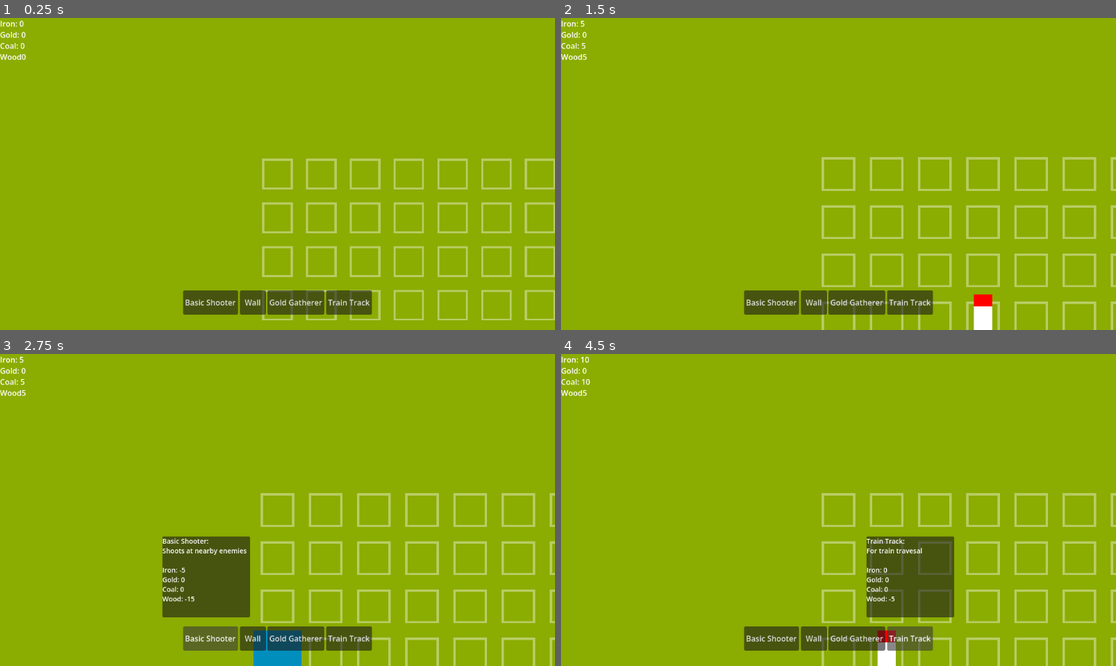
Above: before the commit, frames 1-4 (two rows, left to right).
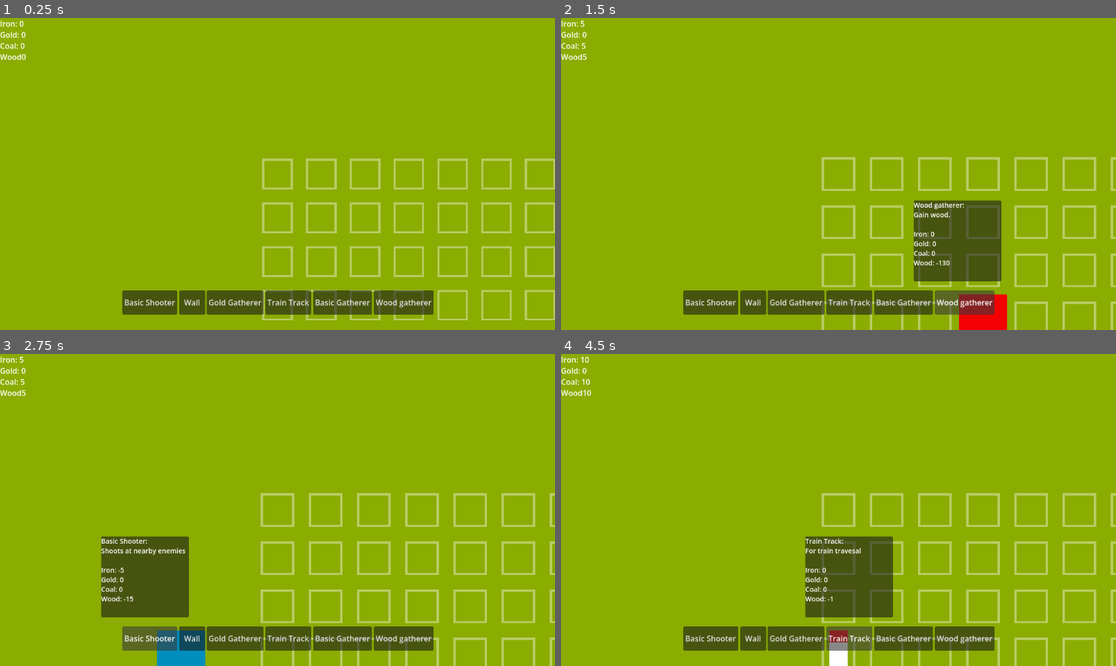
Above: after the commit, the same moments.

Repository: howarja/TowerDefenseGDD335
Game: Godot game, scene res://Scenes/main_scene.tscn
Same seed, same stepped clock (60 frames per second), same inputs: the game is played once before the commit and once after it.
Inputs (mouse positions are in pixels of both pictures, inside the frame that each line leads up to):
- Up to frame 1 (0.25 s): no input
- Up to frame 2 (1.5 s): click (905, 301) at 0.5 s, where only the run after the commit has a clickable "Basic Gatherer"; click (966, 301) at 1.25 s, where only the run after the commit has a clickable "Wood gatherer"
- Up to frame 3 (2.75 s): click "Basic Shooter" at 2 s
- Up to frame 4 (4.5 s): click "Wall" at 2.75 s; click "Gold Gatherer" at 3.5 s; click "Train Track" at 4.25 s

The runs differ from the first frame. In frame 1, 2.2% of the frame differs, in the area x 22-79%, y 87-96%; in frame 2, 6.9%; in frame 3, 9.8%, in the area x 18-79%, y 58-100%; in frame 4, 8.9%.

Commit message:
new towers

Diff:
--- /dev/null
+++ b/tower-defense-game-gdd-335/BuildingDatas/BasicGatherer.tres
@@ -0,0 +1,21 @@
+[gd_resource type="Resource" script_class="BuildingData" format=3 uid="uid://btblp2jt54mrq"]
+
+[ext_resource type="PackedScene" uid="uid://dx6o8ucbb4sac" path="res://Scenes/Towers/BasicGathererBuilding.tscn" id="1_vp0x0"]
+[ext_resource type="Script" uid="uid://dpdumby43vmb1" path="res://Scripts/Resources.gd" id="2_0ky1v"]
+[ext_resource type="Script" uid="uid://d08b2jyucj67r" path="res://Scripts/buildingData.gd" id="3_5n2ve"]
+
+[sub_resource type="Resource" id="Resource_m3ujj"]
+script = ExtResource("2_0ky1v")
+iron = -25
+coal = -40
+wood = -10
+metadata/_custom_type_script = "uid://dpdumby43vmb1"
+
+[resource]
+script = ExtResource("3_5n2ve")
+buildingScene = ExtResource("1_vp0x0")
+name = "Basic Gatherer"
+description = "Gain wood, coal and iron. Can only be placed on Ore Deposits"
+cost = SubResource("Resource_m3ujj")
+requiredTileGroup = "OreDeposits"
+metadata/_custom_type_script = "uid://d08b2jyucj67r"
--- a/tower-defense-game-gdd-335/BuildingDatas/StraightTrainTrack.tres
+++ b/tower-defense-game-gdd-335/BuildingDatas/StraightTrainTrack.tres
@@ -6,7 +6,7 @@
 
 [sub_resource type="Resource" id="Resource_k8inc"]
 script = ExtResource("2_p75pd")
-wood = -5
+wood = -1
 metadata/_custom_type_script = "uid://dpdumby43vmb1"
 
 [resource]
--- a/tower-defense-game-gdd-335/BuildingDatas/Wall.tres
+++ b/tower-defense-game-gdd-335/BuildingDatas/Wall.tres
@@ -1,6 +1,6 @@
 [gd_resource type="Resource" script_class="BuildingData" format=3 uid="uid://ci78atagsl0wm"]
 
-[ext_resource type="PackedScene" uid="uid://cy8l8ds31b7kp" path="res://Scenes/Towers/emptyBuilding.tscn" id="1_m3ujj"]
+[ext_resource type="PackedScene" uid="uid://27xlpklu34iy" path="res://Scenes/Towers/wall.tscn" id="1_m3ujj"]
 [ext_resource type="Script" uid="uid://dpdumby43vmb1" path="res://Scripts/Resources.gd" id="2_gi7oa"]
 [ext_resource type="Script" uid="uid://d08b2jyucj67r" path="res://Scripts/buildingData.gd" id="3_crvmi"]
 
--- /dev/null
+++ b/tower-defense-game-gdd-335/BuildingDatas/WoodGatherer.tres
@@ -0,0 +1,18 @@
+[gd_resource type="Resource" script_class="BuildingData" format=3 uid="uid://18eoalveabvr"]
+
+[ext_resource type="PackedScene" uid="uid://cpnww54agt4tj" path="res://Scenes/Towers/WoodGatherer.tscn" id="1_alphl"]
+[ext_resource type="Script" uid="uid://dpdumby43vmb1" path="res://Scripts/Resources.gd" id="2_7ga5v"]
+[ext_resource type="Script" uid="uid://d08b2jyucj67r" path="res://Scripts/buildingData.gd" id="3_htikj"]
+
+[sub_resource type="Resource" id="Resource_m3ujj"]
+script = ExtResource("2_7ga5v")
+wood = -130
+metadata/_custom_type_script = "uid://dpdumby43vmb1"
+
+[resource]
+script = ExtResource("3_htikj")
+buildingScene = ExtResource("1_alphl")
+name = "Wood gatherer"
+description = "Gain wood."
+cost = SubResource("Resource_m3ujj")
+metadata/_custom_type_script = "uid://d08b2jyucj67r"
--- a/tower-defense-game-gdd-335/Scenes/Enemies/enemy.tscn
+++ b/tower-defense-game-gdd-335/Scenes/Enemies/enemy.tscn
@@ -12,6 +12,7 @@
 collision_mask = 14
 script = ExtResource("1_jcvw6")
 speed = 200.0
+maxHealth = 50.0
 
 [node name="Sprite2D" type="Sprite2D" parent="." unique_id=1097807904]
 modulate = Color(0.7254902, 0, 0, 1)
--- /dev/null
+++ b/tower-defense-game-gdd-335/Scenes/Towers/BasicGathererBuilding.tscn
@@ -0,0 +1,21 @@
+[gd_scene format=3 uid="uid://dx6o8ucbb4sac"]
+
+[ext_resource type="PackedScene" uid="uid://cy8l8ds31b7kp" path="res://Scenes/Towers/emptyBuilding.tscn" id="1_i6fa8"]
+[ext_resource type="Script" uid="uid://d57tkxgy2rdm" path="res://Scripts/ResourceGatherer.gd" id="2_u1m1n"]
+[ext_resource type="Script" uid="uid://dpdumby43vmb1" path="res://Scripts/Resources.gd" id="3_1ksqs"]
+
+[sub_resource type="Resource" id="Resource_ky7yv"]
+script = ExtResource("3_1ksqs")
+iron = 15
+coal = 15
+wood = 30
+metadata/_custom_type_script = "uid://dpdumby43vmb1"
+
+[node name="EmptyTower" unique_id=1694176448 instance=ExtResource("1_i6fa8")]
+script = ExtResource("2_u1m1n")
+resourceGain = SubResource("Resource_ky7yv")
+gainTime = 3.0
+requiresTrain = true
+
+[node name="Sprite2D" parent="." index="0" unique_id=1097807904]
+modulate = Color(0.95357186, 0, 0.012985484, 1)
--- a/tower-defense-game-gdd-335/Scenes/Towers/GoldGathererBuilding.tscn
+++ b/tower-defense-game-gdd-335/Scenes/Towers/GoldGathererBuilding.tscn
@@ -6,13 +6,14 @@
 
 [sub_resource type="Resource" id="Resource_ky7yv"]
 script = ExtResource("3_2uwiy")
-gold = 5
+gold = 50
 metadata/_custom_type_script = "uid://dpdumby43vmb1"
 
 [node name="EmptyTower" unique_id=1694176448 instance=ExtResource("1_w7a6f")]
 script = ExtResource("2_kkhuv")
 resourceGain = SubResource("Resource_ky7yv")
-gainTime = 1.0
+gainTime = 5.0
+requiresTrain = true
 
 [node name="Sprite2D" parent="." index="0" unique_id=1097807904]
 modulate = Color(0.95357186, 0, 0.012985484, 1)
--- a/tower-defense-game-gdd-335/Scenes/Towers/ShootingTower.tscn
+++ b/tower-defense-game-gdd-335/Scenes/Towers/ShootingTower.tscn
@@ -9,6 +9,7 @@
 projectileSpeed = 5.0
 projectileDamage = 5.0
 shootDelay = 1.0
+maxHealth = 30.0
 
 [node name="Sprite2D" parent="." index="0" unique_id=1097807904]
 modulate = Color(3.7541986e-06, 0.55838084, 0.73860437, 1)
--- /dev/null
+++ b/tower-defense-game-gdd-335/Scenes/Towers/WoodGatherer.tscn
@@ -0,0 +1,19 @@
+[gd_scene format=3 uid="uid://cpnww54agt4tj"]
+
+[ext_resource type="PackedScene" uid="uid://cy8l8ds31b7kp" path="res://Scenes/Towers/emptyBuilding.tscn" id="1_iwmxf"]
+[ext_resource type="Script" uid="uid://d57tkxgy2rdm" path="res://Scripts/ResourceGatherer.gd" id="2_fone8"]
+[ext_resource type="Script" uid="uid://dpdumby43vmb1" path="res://Scripts/Resources.gd" id="3_wo2vs"]
+
+[sub_resource type="Resource" id="Resource_ky7yv"]
+script = ExtResource("3_wo2vs")
+wood = 35
+metadata/_custom_type_script = "uid://dpdumby43vmb1"
+
+[node name="EmptyTower" unique_id=1694176448 instance=ExtResource("1_iwmxf")]
+script = ExtResource("2_fone8")
+resourceGain = SubResource("Resource_ky7yv")
+gainTime = 1.0
+requiresTrain = true
+
+[node name="Sprite2D" parent="." index="0" unique_id=1097807904]
+modulate = Color(0.95357186, 0, 0.012985484, 1)
--- a/tower-defense-game-gdd-335/Scenes/Towers/centralBuilding.tscn
+++ b/tower-defense-game-gdd-335/Scenes/Towers/centralBuilding.tscn
@@ -16,6 +16,7 @@
 resourceGain = SubResource("Resource_q4dai")
 gainTime = 3.0
 requiresTrain = false
+maxHealth = 1000.0
 
 [node name="Sprite2D" parent="." index="0" unique_id=1097807904]
 modulate = Color(1, 1, 0, 1)
--- a/tower-defense-game-gdd-335/Scenes/Towers/straightTrainTrack.tscn
+++ b/tower-defense-game-gdd-335/Scenes/Towers/straightTrainTrack.tscn
@@ -6,6 +6,7 @@
 
 [node name="EmptyTower" unique_id=1694176448 groups=["TrainTracks"] instance=ExtResource("1_kvtn1")]
 script = ExtResource("2_rge0n")
+maxHealth = 80.0
 
 [node name="Sprite2D" parent="." index="0" unique_id=1097807904]
 scale = Vector2(0.38400343, 1)
--- /dev/null
+++ b/tower-defense-game-gdd-335/Scenes/Towers/wall.tscn
@@ -0,0 +1,6 @@
+[gd_scene format=3 uid="uid://27xlpklu34iy"]
+
+[ext_resource type="PackedScene" uid="uid://cy8l8ds31b7kp" path="res://Scenes/Towers/emptyBuilding.tscn" id="1_ghk2d"]
+
+[node name="EmptyTower" unique_id=1694176448 instance=ExtResource("1_ghk2d")]
+maxHealth = 300.0
--- a/tower-defense-game-gdd-335/Scenes/UI/ui.tscn
+++ b/tower-defense-game-gdd-335/Scenes/UI/ui.tscn
@@ -6,6 +6,8 @@
 [ext_resource type="Resource" uid="uid://dg7vr4jjynabd" path="res://BuildingDatas/GoldGatherer.tres" id="4_2246s"]
 [ext_resource type="Resource" uid="uid://bv1ht80gdyspj" path="res://BuildingDatas/StraightTrainTrack.tres" id="5_1c2ca"]
 [ext_resource type="PackedScene" uid="uid://wj64h1ht7124" path="res://Scenes/UI/BuildingInfo.tscn" id="5_q7pk6"]
+[ext_resource type="Resource" uid="uid://btblp2jt54mrq" path="res://BuildingDatas/BasicGatherer.tres" id="6_duuxe"]
+[ext_resource type="Resource" uid="uid://18eoalveabvr" path="res://BuildingDatas/WoodGatherer.tres" id="7_jfwrg"]
 
 [node name="UI" type="CanvasLayer" unique_id=1517868707]
 
@@ -47,6 +49,14 @@
 layout_mode = 2
 building = ExtResource("5_1c2ca")
 
+[node name="BuildingSelectionButton5" parent="BoxContainer" unique_id=666799684 instance=ExtResource("1_jxero")]
+layout_mode = 2
+building = ExtResource("6_duuxe")
+
+[node name="BuildingSelectionButton6" parent="BoxContainer" unique_id=939570094 instance=ExtResource("1_jxero")]
+layout_mode = 2
+building = ExtResource("7_jfwrg")
+
 [node name="BuildingInfo" parent="." unique_id=816088641 instance=ExtResource("5_q7pk6")]
 visible = false
 offset_left = -279.0
--- a/tower-defense-game-gdd-335/Scripts/Level.gd
+++ b/tower-defense-game-gdd-335/Scripts/Level.gd
@@ -25,7 +25,10 @@
 		trains.append([]);
 		for y in range(gridY):
 			var toSpawn = tile;
-			spawnOnGrid(x, y, toSpawn);
+			var newTile = spawnOnGrid(x, y, toSpawn);
+			buildings[x].append(null);
+			trains[x].append(null);
+			ground[x].append(newTile);
 
 	# replace the middle tile with the central building
 	centralBuilding = replaceTile(Vector2i(gridX/2, gridY/2), centralBuildingPackedScene, false);
@@ -57,27 +60,30 @@
 					buildings[position.x][position.y] = newTile;
 				return newTile;
 
+func growLevel(amount: int):
+	var newBuildings = [];
+	var newGround = [];
+	var newTrainTracks = [];
+	gridX+=amount;
+	gridY+=amount;
+
+	for x in range(gridX):
+		newBuildings.append([]);
+		newGround.append([]);
+		newTrainTracks.append([]);
+		for y in range(gridY):
+			if x < amount or y < amount:
+				var toSpawn = tile;
+				spawnOnGrid(x, y, toSpawn);
+
+
 func spawnOnGrid(x: int, y: int, toSpawn):
 	# Instantiate a scene at an X, Y positoins on the grid of the game
 	var newTile = toSpawn.instantiate();
 	add_child(newTile);
-	buildings[x].append(null);
-	trains[x].append(null);
-	ground[x].append(newTile);
 
 	newTile.position = Vector2(x*tileSize, y*tileSize);
 	return newTile;
-
-#func placeBuilding(building: BuildingData):
-	#var canPlace: bool = true;
-	#if building.requiredTileGroup != "":
-		#canPlace = false;
-		#if getGroundGroup(get_global_mouse_position(), building.requiredTileGroup):
-			#canPlace = true;
-	#if canPlace:
-		#var mousePos = convertToGridSpace(get_global_mouse_position());
-		#replaceTile(mousePos, building.buildingScene, false);
-	#return canPlace;
 
 func canPlaceAt(pos: Vector2,building: BuildingData):
 	var gridPos = convertToGridSpace(pos);
--- a/tower-defense-game-gdd-335/Scripts/Resources.gd
+++ b/tower-defense-game-gdd-335/Scripts/Resources.gd
@@ -6,6 +6,12 @@
 @export var coal: int = 0;
 @export var wood: int = 0;
 
+func setResources(newResources: Resources):
+	iron = newResources.iron;
+	gold = newResources.gold;
+	coal = newResources.coal;
+	wood = newResources.wood;
+
 func addResources(cost: Resources):
 	iron += cost.iron;
 	gold += cost.gold;
@@ -13,7 +19,7 @@
 	wood += cost.wood;
 
 func aboveZero():
-	if iron>0&&gold>0&&coal>0&&wood>0:
+	if iron>=0&&gold>=0&&coal>=0&&wood>=0:
 		return true;
 	else:
 		return false;
--- a/tower-defense-game-gdd-335/Scripts/building.gd
+++ b/tower-defense-game-gdd-335/Scripts/building.gd
@@ -2,7 +2,7 @@
 
 var active: bool = false;
 
-var maxHealth: float = 100;
+@export var maxHealth: float = 100;
 var currentHealth: float = 100;
 @onready var healthBar = $HealthBar;
 @onready var collision = $CollisionShape2D;
@@ -11,6 +11,7 @@
 
 func _ready() -> void:
 	$CollisionShape2D.disabled = true;
+	currentHealth = maxHealth;
 
 func damage(amount: float):
 	# lower the health of this tower, queueFree if tower has no health
--- a/tower-defense-game-gdd-335/Scripts/enemy_manager.gd
+++ b/tower-defense-game-gdd-335/Scripts/enemy_manager.gd
@@ -1,9 +1,17 @@
 extends Node2D
 
 @onready var enemy = preload("res://Scenes/Enemies/enemy.tscn");
-@export var enemySpawnCooldown: float = 3;
+var enemySpawnAmount: int = 2;
+var spawnsPerWave: int = 5;
+var remainingSpawns: int = 5;
+var enemySpawnCooldown: float = 3;
+var currentSpawnCooldown: float = 3;
+
+var currentWave = 0;
+var waveCooldown: float = 35;
+var currentWaveCooldown: float = 35;
+
 var spawnDist: float = 3000;
-var currentSpawnCooldown: float = 3;
 
 var centralBuilding;
 
@@ -13,13 +21,29 @@
 
 func _process(delta: float) -> void:
 	# spawn a new enemy on a cooldown
-	currentSpawnCooldown -= delta;
-	if currentSpawnCooldown <= 0 && centralBuilding!=null:
-		var newEnemy = enemy.instantiate();
-		add_child(newEnemy);
+	if currentWaveCooldown>0:
+		currentWaveCooldown -= delta;
+		if currentWaveCooldown<=0:
+			newWave();
+	else:
+		currentSpawnCooldown -= delta;
+		if currentSpawnCooldown <= 0 && centralBuilding!=null:
+			remainingSpawns-=1;
+			if remainingSpawns<=0:
+				currentWaveCooldown = waveCooldown;
+			for i in enemySpawnAmount*currentWave:
+				spawnEnemy();
 
-		var newPos = centralBuilding.position+Vector2(randf(), randf()).normalized()*spawnDist;
-		newEnemy.position = newPos;
-		newEnemy.setTarget(centralBuilding);
+func spawnEnemy():
+	var newEnemy = enemy.instantiate();
+	add_child(newEnemy);
 
-		currentSpawnCooldown = enemySpawnCooldown;
+	var newPos = centralBuilding.position+Vector2(randf()-0.5, randf()-0.5).normalized()*spawnDist;
+	newEnemy.position = newPos;
+	newEnemy.setTarget(centralBuilding);
+
+	currentSpawnCooldown = enemySpawnCooldown/currentWave;
+
+func newWave():
+	currentWave+=1;
+	remainingSpawns = spawnsPerWave*currentWave;
--- a/tower-defense-game-gdd-335/Scripts/health_bar.gd
+++ b/tower-defense-game-gdd-335/Scripts/health_bar.gd
@@ -4,12 +4,14 @@
 @onready var background = $".";
 @onready var fill = $Pivot/Fill;
 @onready var visiblityTimer = $VisiblityTimer;
+var yOffset: int = 80;
 var maxScaleX: float;
 
 var isVisible: bool = false;
 
 func _ready() -> void:
 	maxScaleX = pivot.scale.x;
+	position = get_parent().position - Vector2.UP*yOffset;
 	setVisiblity(false);
 
 func setPercent(percent: float):
--- a/tower-defense-game-gdd-335/Scripts/player_manager.gd
+++ b/tower-defense-game-gdd-335/Scripts/player_manager.gd
@@ -45,7 +45,8 @@
 	currentSelectedInstance.rotation=currentRot;
 
 func resourceCostCheck(cost: Resources):
-	var newResource: Resources = resources;
+	var newResource: Resources = Resources.new();
+	newResource.setResources(resources);
 	newResource.addResources(cost);
 	return newResource.aboveZero();
 
